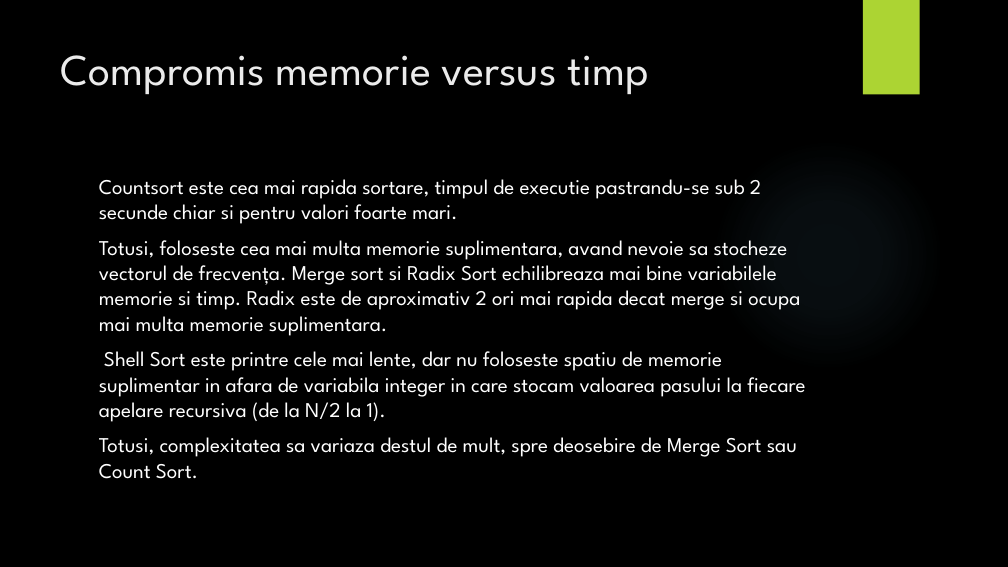
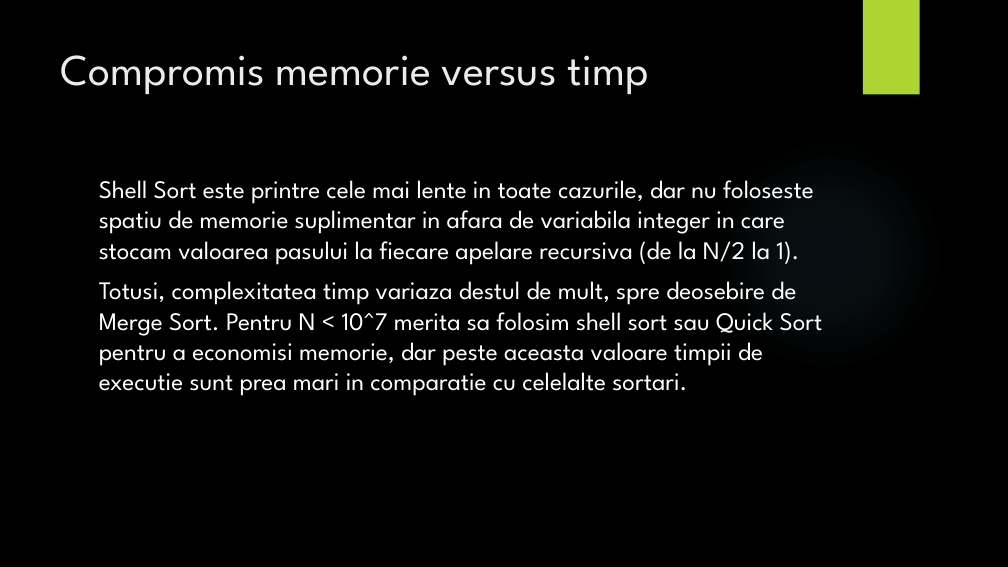
Before and after one commit to adelp13/Sorting-Algorithms, a slide deck: slide 8 of proiect1SD/Prezentare.pptx (slide 7 before the commit). Drawn at 1008x567 pixels with LibreOffice and Linux fonts; fonts in the diff are those of the drawing; background and template pictures are left out. Boxes give left, top, right and bottom in pixels: in the first picture for what was removed or moved away, otherwise in the second. Text is boxed around its words. In the diff, an @@ line names an element or a change of style, - is before the commit and + after.

```diff
--- a/proiect1SD/Prezentare.pptx
+++ b/proiect1SD/Prezentare.pptx
@@ text at <box>99,180,823,396</box>: text changed; size 20 to 24 pt @@
-Countsort este cea mai rapida sortare, timpul de executie pastrandu-se sub 2 secunde chiar si pentru valori foarte mari.
-Totusi, foloseste cea mai multa memorie suplimentara, avand nevoie sa stocheze vectorul de frecvența. Merge sort si Radix Sort echilibreaza mai bine variabilele memorie si timp. Radix este de aproximativ 2 ori mai rapida decat merge si ocupa mai multa memorie suplimentara.
-Shell Sort este printre cele mai lente, dar nu foloseste spatiu de memorie suplimentar in afara de variabila integer in care stocam valoarea pasului la fiecare apelare recursiva (de la N/2 la 1).
-Totusi, complexitatea sa variaza destul de mult, spre deosebire de Merge Sort sau Count Sort.
+Shell Sort este printre cele mai lente in toate cazurile, dar nu foloseste spatiu de memorie suplimentar in afara de variabila integer in care stocam valoarea pasului la fiecare apelare recursiva (de la N/2 la 1).
+Totusi, complexitatea timp variaza destul de mult, spre deosebire de Merge Sort. Pentru N < 10^7 merita sa folosim shell sort sau Quick Sort pentru a economisi memorie, dar peste aceasta valoare timpii de executie sunt prea mari in comparatie cu celelalte sortari.
```
Also in this commit, not shown: 2 other slides changed, 2 slides added, 8 other files.
